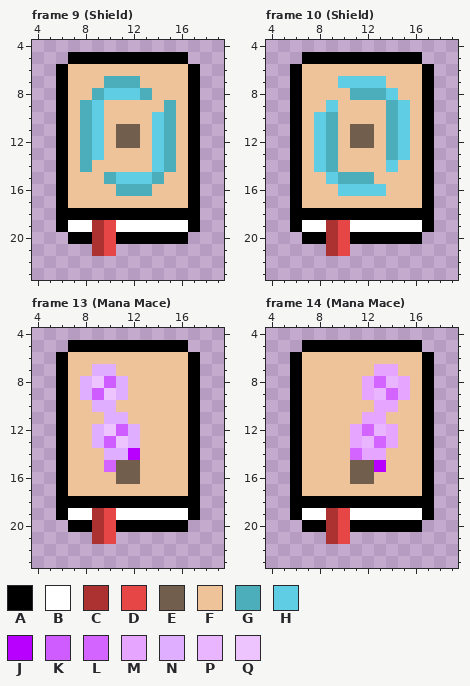
Two states of a pixel-art file, Assets/Sprites/Spells.aseprite. The first picture shows the starting point.
24x24 pixels, 14 frames. Shown: frame 9 (Shield): x 4..19, y 4..23; frame 10 (Shield): x 4..19, y 4..23; frame 13 (Mana Mace): x 4..19, y 4..23; frame 14 (Mana Mace): x 4..19, y 4..23.
Palette (. is transparent): A #000000  B #ffffff  C #ac3232  D #e64646  E #715e4c  F #eec39a  G #4daebb  H #5fcde4  J #b800ff  K #ce5cff  L #d464ff  M #e6a6ff  N #dfaeff  P #eab5ff  Q #eec4ff
The result:
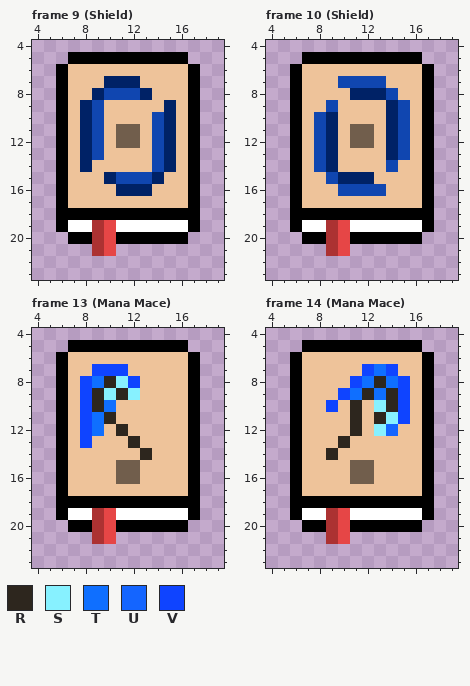
Colours new in this view: R #2d261e  S #87f1ff  T #0f6fff  U #1465ff  V #0f44ff
Edits made:
@@ palette @@
-G #4daebb
+G #002266
-H #5fcde4
+H #1046b0
--- frame 13 (Mana Mace)
@@ x 6..15 @@
  6 AFFFFFFFFF
- 7 AFFNNFFFFF
- 8 AFNQKNFFFF
- 9 AFNKQNFFFF
-10 AFFNNFFFFF
-11 AFFFNNFFFF
-12 AFFNQKNFFF
-13 AFFNKQNFFF
-14 AFFFNNJFFF
-15 AFFFLEEFFF
+ 7 AFFVVVFFFF
+ 8 AFVTRSVFFF
+ 9 AFVRSRSFFF
+10 AFVRTFFFFF
+11 AFVTRFFFFF
+12 AFVTFRFFFF
+13 AFVFFFRFFF
+14 AFFFFFFRFF
+15 AFFFFEEFFF
 16 AFFFFEEFFF
--- frame 14 (Mana Mace)
@@ x 7..17 @@
  6 FFFFFFFFFFA
- 7 FFFFFFMMFFA
- 8 FFFFFMLPMFA
- 9 FFFFFMPLMFA
-10 FFFFFFMMFFA
-11 FFFFFMMFFFA
-12 FFFFMLPMFFA
-13 FFFFMPLMFFA
-14 FFFFLMMFFFA
-15 FFFFEEJFFFA
+ 7 FFFFFVTVFFA
+ 8 FFFFVTRTVFA
+ 9 FFFVTRTRVFA
+10 FFVFRFSRVFA
+11 FFFFRFRSVFA
+12 FFFFRFSUFFA
+13 FFFRFFFFFFA
+14 FFRFFFFFFFA
+15 FFFFEEFFFFA
 16 FFFFEEFFFFA
Boxes around the changes in both pictures, in picture pixels (x1, y1, x2, y2):
changed: (80, 76, 176, 196)
changed: (314, 76, 410, 196)
changed: (80, 364, 152, 472)
changed: (326, 364, 410, 472)
